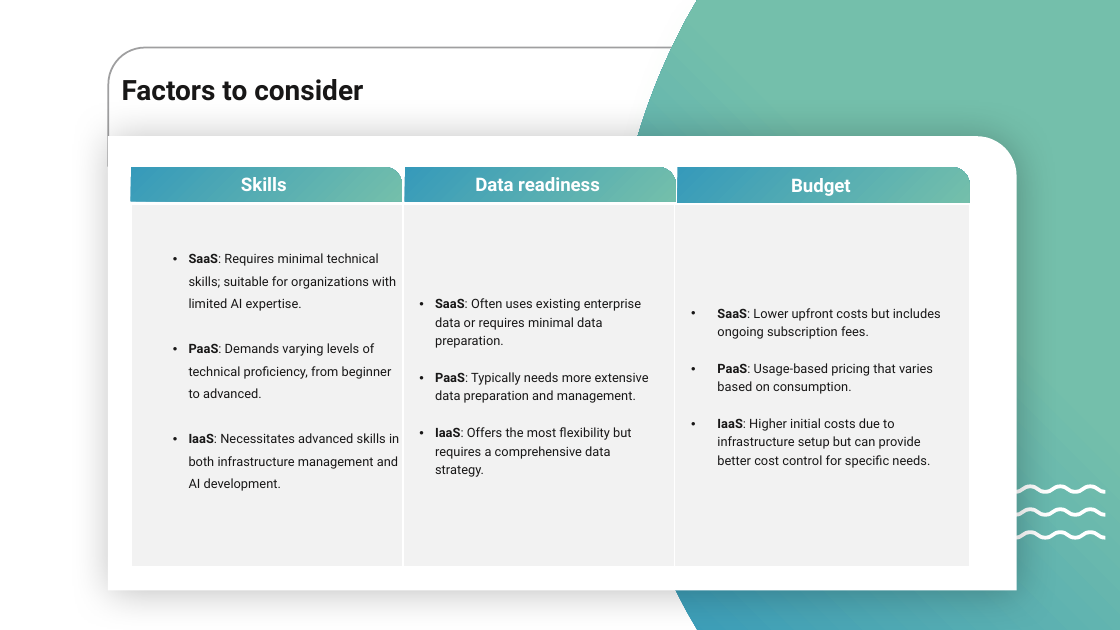
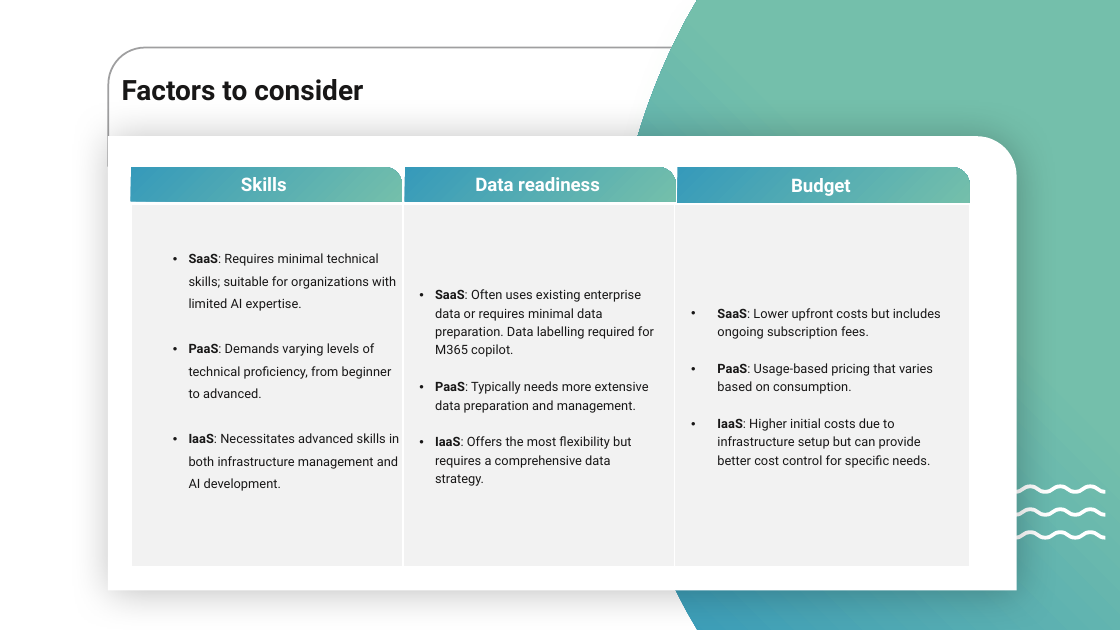
Before and after one commit to hzmarrou/AI-strategy-workshop, a slide deck: slide 20 of AIStrategyAzure-GU.pptx (slide 18 before the commit). Drawn at 1120x630 pixels with LibreOffice and Linux fonts; fonts in the diff are those of the drawing. Boxes give left, top, right and bottom in pixels: in the first picture for what was removed or moved away, otherwise in the second. Text is boxed around its words. In the diff, an @@ line names an element or a change of style, - is before the commit and + after.

Commit message:
update ppt

```diff
--- a/AIStrategyAzure-GU.pptx
+++ b/AIStrategyAzure-GU.pptx
@@ table at (x1=131, y1=204, x2=970, y2=571) @@
-row 1, column 2: SaaS: Often uses existing enterprise data or requires minimal data preparation. / PaaS: Typically needs more extensive data preparation and management. / IaaS: Offers the most flexibility but requires a comprehensive data strategy.
+row 1, column 2: SaaS: Often uses existing enterprise data or requires minimal data preparation. Data labelling required for M365 copilot. / PaaS: Typically needs more extensive data preparation and management. / IaaS: Offers the most flexibility but requires a comprehensive data strategy.
```
Also in this commit, not shown: 11 other slides changed, 5 slides added, 1 other file.
